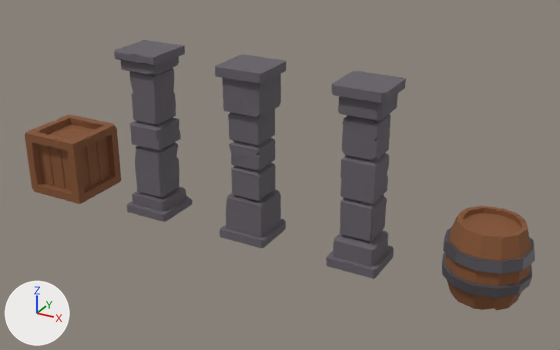
One commit to the Blender file Section2/ModularDungeonKit.blend: the scene before it, then after it.
Before and after are seen from a camera (50 mm lens) standing at (6.14, -10.22, 6.31) and looking at (0.48, 0.07, 1.16). Every picture has the same lights, and +X, +Y and +Z are marked at lower left.

In view in the first picture: 'Barrel', 'Crate', 'Pillar.001', 'Pillar.002', 'Pillar.003'.
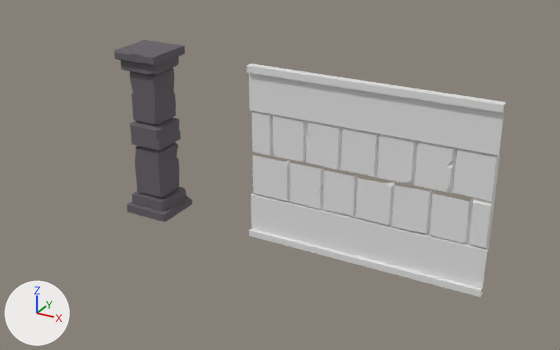
Changed parts and their boxes (x1, y1, x2, y2) in the pictures (560 x 350 px):
'Wall', added: after (247, 64, 506, 297)
'Pillar.002', hidden: before (326, 71, 406, 279)
'Pillar.001', hidden: before (215, 55, 286, 248)
'Barrel', hidden: before (442, 206, 535, 310)
'Crate', hidden (brown): before (25, 115, 121, 204)

Diff of the bpy script that builds the scene:
```diff
--- a/Section2/ModularDungeonKit.blend.py
+++ b/Section2/ModularDungeonKit.blend.py
@@ me_plane @@
+me_plane.from_pydata(...)  # 154 vertices, 104 faces, 11 loose edges; spans x -1.0..1.0, y -1.0..0.5, z -0.01..0.14
@@ ob_barrel @@
 ob_barrel.location = (4.0, 0.0, 0.61)
+ob_barrel.hide_set(True)
@@ ob_crate @@
 ob_crate.location = (-4.0, 0.0, 0.6)
+ob_crate.hide_set(True)
@@ ob_pillar_001 @@
 ob_pillar_001.location = (0.0, 0.0, 1.5)
+ob_pillar_001.hide_set(True)
@@ ob_pillar_002 @@
 ob_pillar_002 = bpy.data.objects.new('Pillar.002', me_cube_003)
-ob_pillar_002.location = (2.0, 0.0, 1.5)
+ob_pillar_002.location = (4.0, 0.0, 1.5)
+ob_pillar_002.hide_set(True)
@@ ob_wall @@
+ob_wall = bpy.data.objects.new('Wall', me_plane)
+ob_wall.location = (2.0, 0.0, 2.0)
+ob_wall.rotation_euler = (1.571, 0.0, 0.0)  # degrees (90, 0, 0)
+ob_wall.scale = (2.0, 2.0, 1.0)
```
